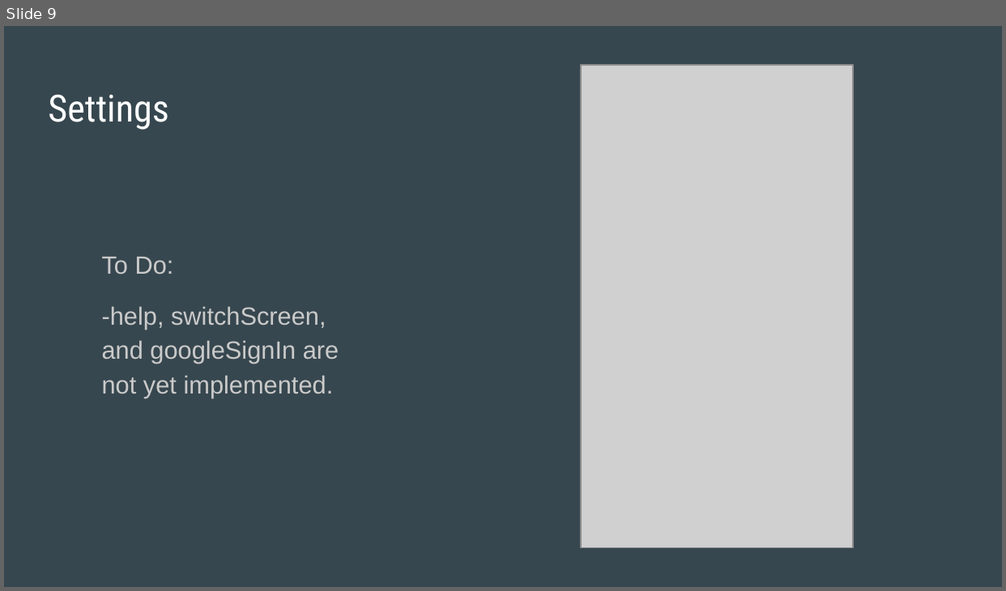
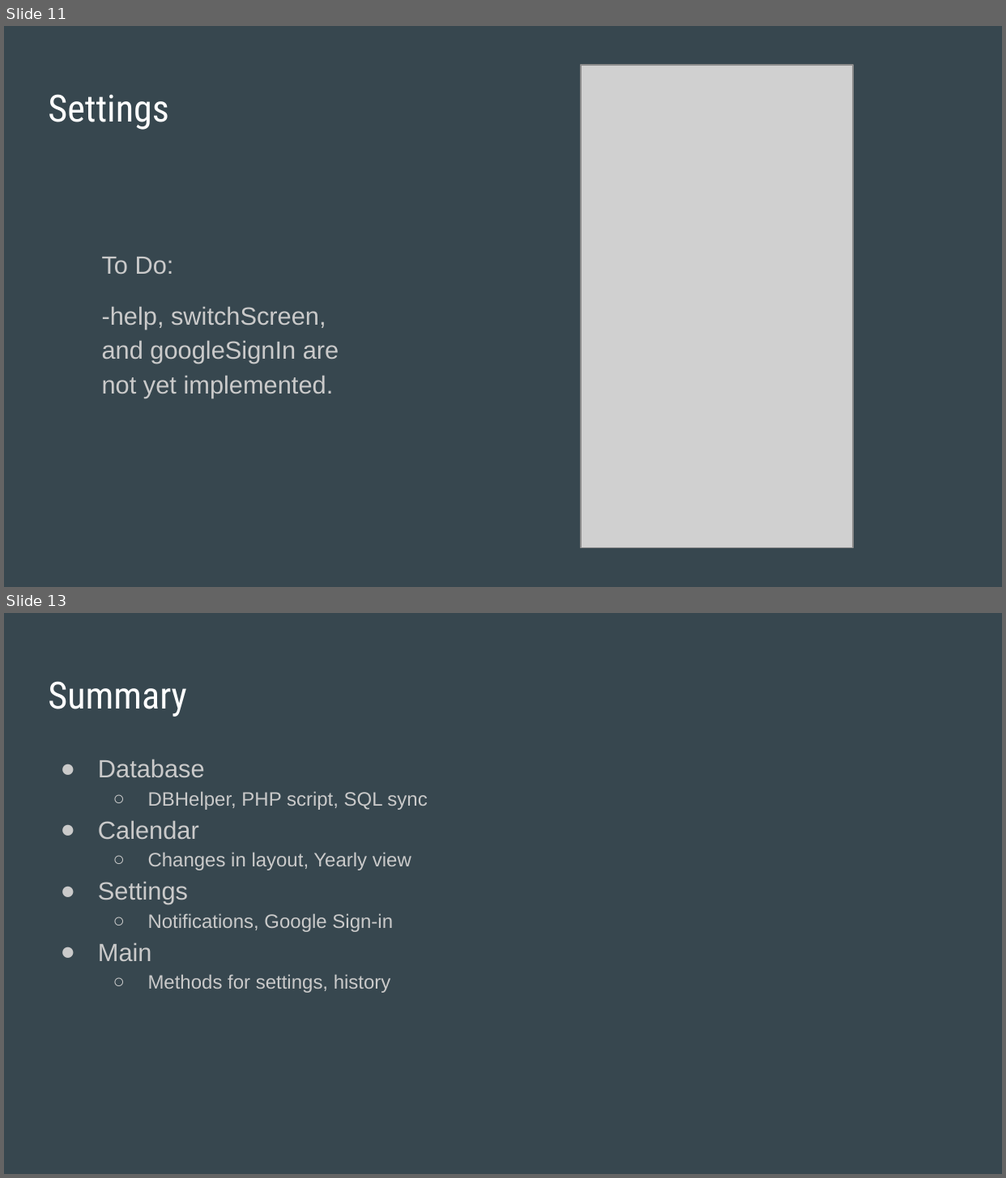
Before and after one commit to MatthewSpitzley/SimpleScheduler, a slide deck: documentation/Simple Scheduler Update Presentation.pptx. Shown one above the other, each under a label of ours: slide 9 before the commit, slides 11 and 13 after it; the slides between them are not shown. The pictures are 1006x591 and 1006x1178 pixels, drawn with LibreOffice and Linux fonts; fonts in the diff are those of the drawing; grey boxes stand for pictures. Boxes give left, top, right and bottom in pixels: in the first picture for what was removed or moved away, otherwise in the second. Text is boxed around its words. In the diff, an @@ line names an element or a change of style, - is before the commit and + after.

```diff
--- a/documentation/Simple Scheduler Update Presentation.pptx
+++ b/documentation/Simple Scheduler Update Presentation.pptx
@@ slide 13 added at <box>4,613,1002,1174</box>, background #37474F @@
@@ title added at <box>48,681,187,717</box>, 27 pt, text #FFFFFF @@
+Summary
@@ text added at <box>98,759,427,993</box>, 14 pt, text #CACACA @@
+● Database
+  ○ DBHelper, PHP script, SQL sync
+● Calendar
+  ○ Changes in layout, Yearly view
+● Settings
+  ○ Notifications, Google Sign-in
+● Main
+  ○ Methods for settings, history
@@ what was slide 9 is now slide 11 @@
```
Also in this commit, not shown: 4 slides changed, 2 other slides added, 1 slide removed, 2 other files.
